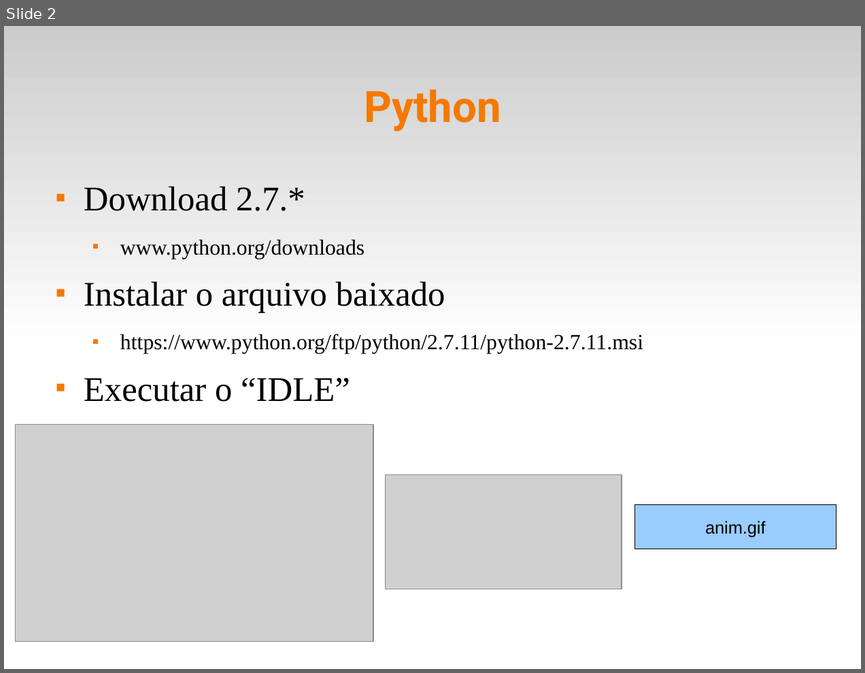
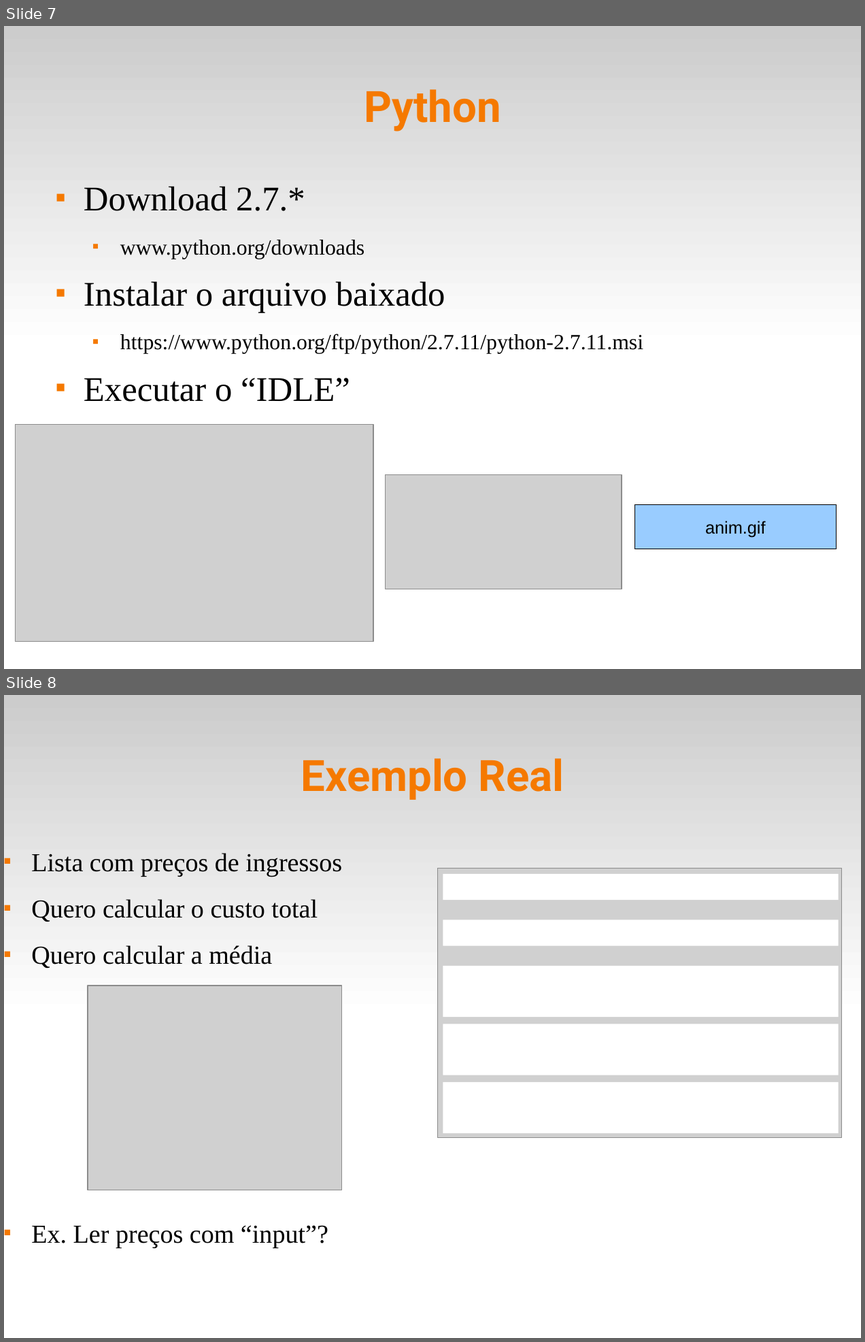
Before and after one commit to fsantanna-uerj/IPD, a slide deck: slides/ipd-02.odp. Shown one above the other, each under a label of ours: slide 2 before the commit, slides 7 and 8 after it. The pictures are 865x673 and 865x1342 pixels, drawn with LibreOffice and Linux fonts; fonts in the diff are those of the drawing; grey boxes stand for pictures. Boxes give left, top, right and bottom in pixels: in the first picture for what was removed or moved away, otherwise in the second. Text is boxed around its words. In the diff, an @@ line names an element or a change of style, - is before the commit and + after.

```diff
--- a/slides/ipd-02.odp
+++ b/slides/ipd-02.odp
@@ slide 8 added at (4, 695, 861, 1338), background #FFFFFF; not listed: 1 template element that a slide beside it also shows @@
@@ title added at (301, 758, 564, 800), 40 pt, text #F57900, bold @@
+Exemplo Real
@@ text added at (31, 853, 342, 1247), 24 pt, text #000000 @@
+■ Lista com preços de ingressos
+■ Quero calcular o custo total
+■ Quero calcular a média
+■ Ex. Ler preços com “input”?
@@ picture added at (438, 868, 842, 1138) @@
@@ rectangle added at (443, 874, 839, 900), fill #FFFFFF @@
@@ rectangle added at (443, 919, 839, 945), fill #FFFFFF @@
@@ rectangle added at (443, 966, 839, 1017), fill #FFFFFF @@
@@ picture added at (88, 986, 342, 1190) @@
@@ rectangle added at (443, 1024, 839, 1075), fill #FFFFFF @@
@@ rectangle added at (443, 1082, 839, 1134), fill #FFFFFF @@
@@ what was slide 2 is now slide 7 @@
```
Also in this commit, not shown: 6 other slides added, 11 slides removed, 7 other files.
